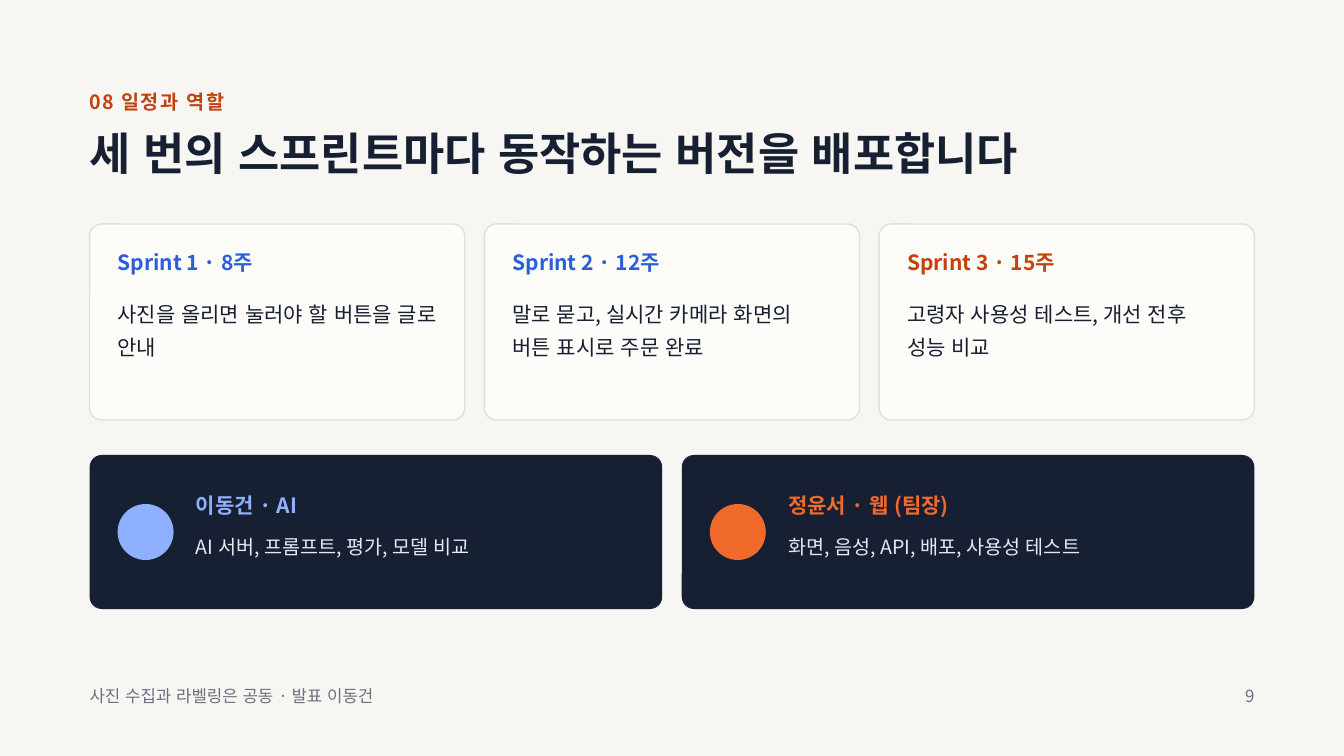
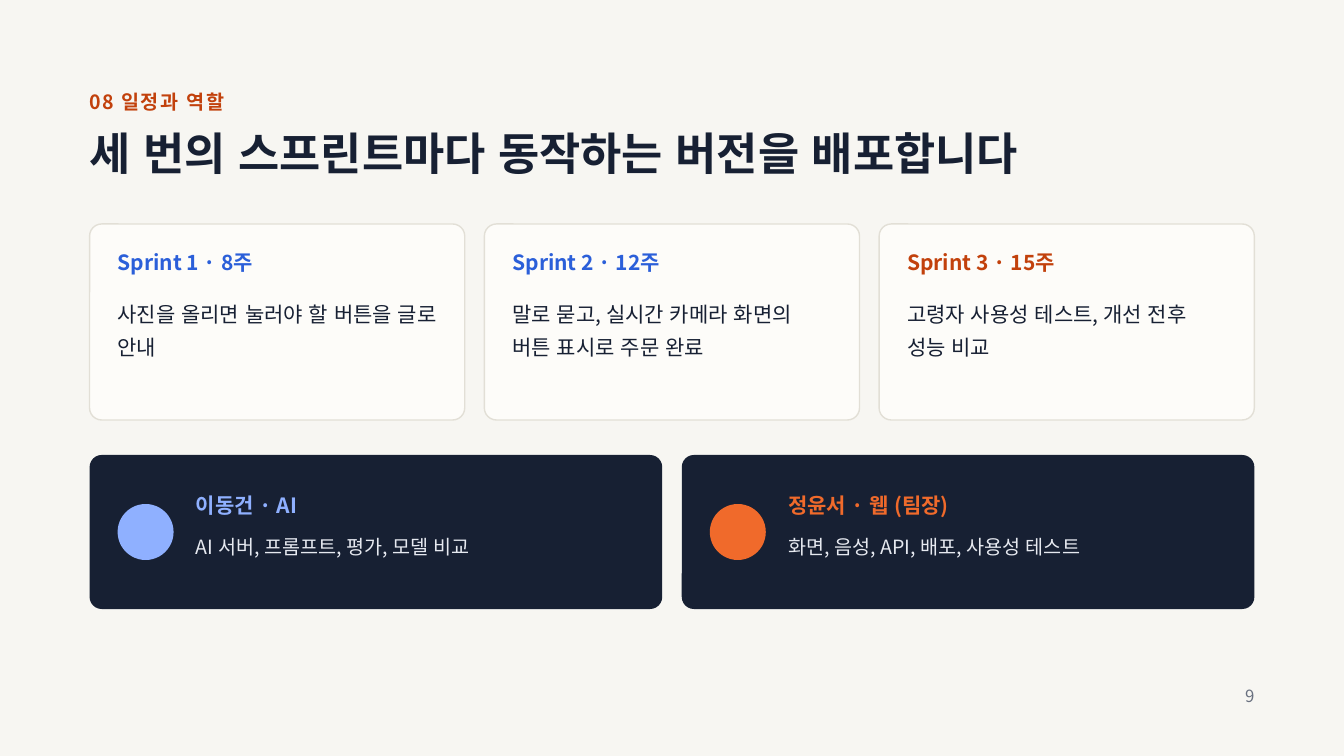
Before and after one commit to TeamProjectAIServiceDevelop/team-project, a slide deck: slide 9 of 자료/발표자료-KIOSSON.pptx. Drawn at 1344x756 pixels with LibreOffice and Linux fonts; fonts in the diff are those of the drawing. Boxes give left, top, right and bottom in pixels: in the first picture for what was removed or moved away, otherwise in the second. Text is boxed around its words. In the diff, an @@ line names an element or a change of style, - is before the commit and + after.

Commit message:
발표자료 수정

```diff
--- a/자료/발표자료-KIOSSON.pptx
+++ b/자료/발표자료-KIOSSON.pptx
@@ text removed at bbox=[90, 688, 373, 704] @@
-사진 수집과 라벨링은 공동 · 발표 이동건
```
Also in this commit, not shown: 7 other slides changed.
